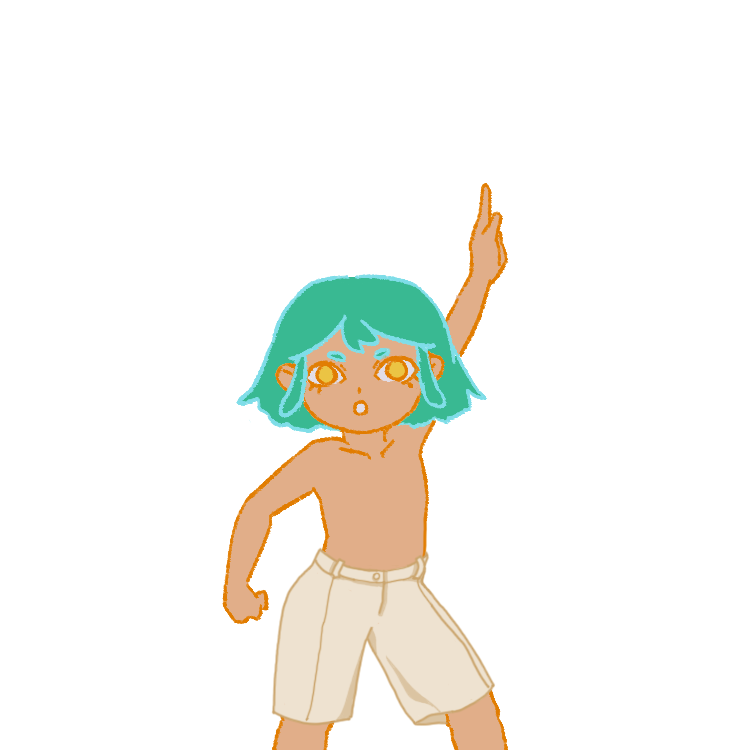
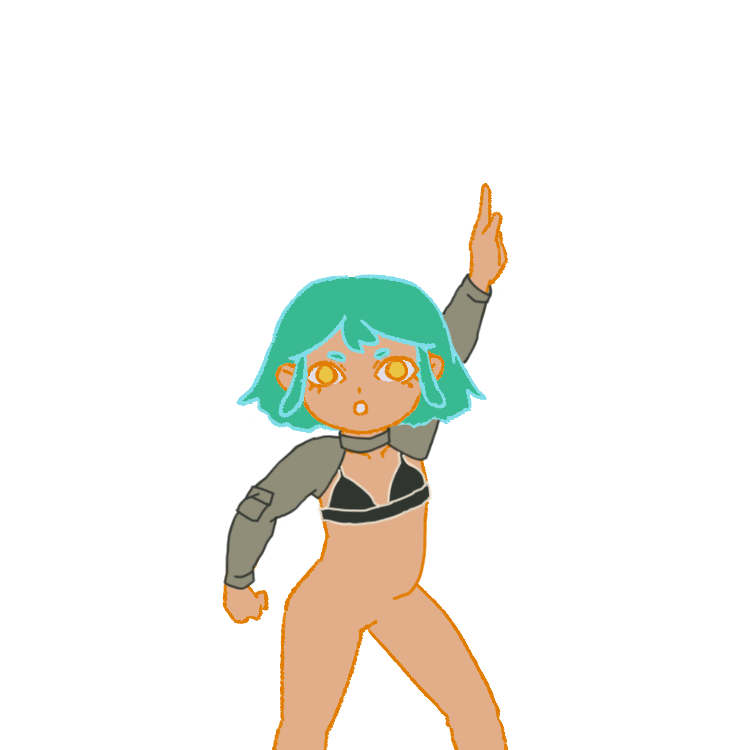
Comparing the layer stacks of the two 750×750 images. Changes:
added group "TopC2" with 3 layers above "TopA4" over bbox(223, 273, 499, 591)
added layer "Layer 24" in group "TopC2" over bbox(223, 273, 493, 591)
added layer "Layer 25" in group "TopC2" over bbox(225, 275, 499, 589)
hid group "Group 1" (3 layers) over bbox(271, 547, 496, 726)
